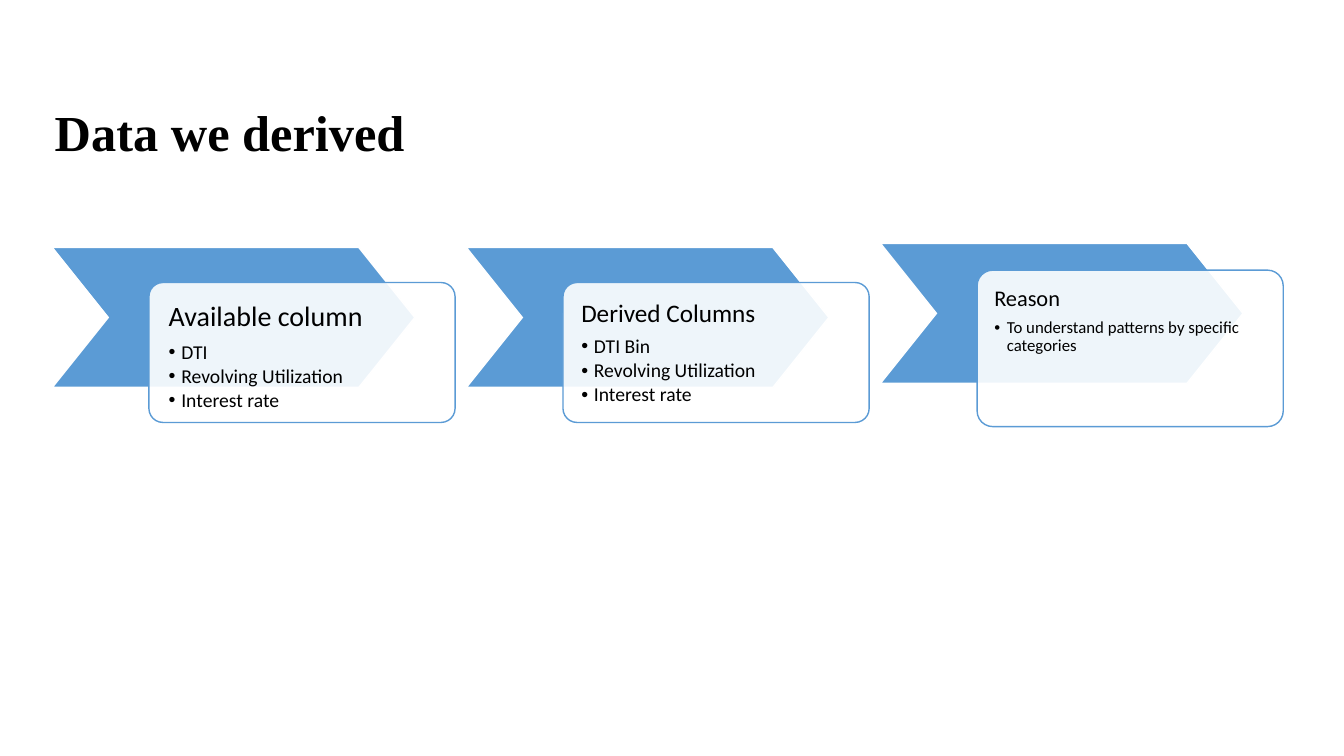
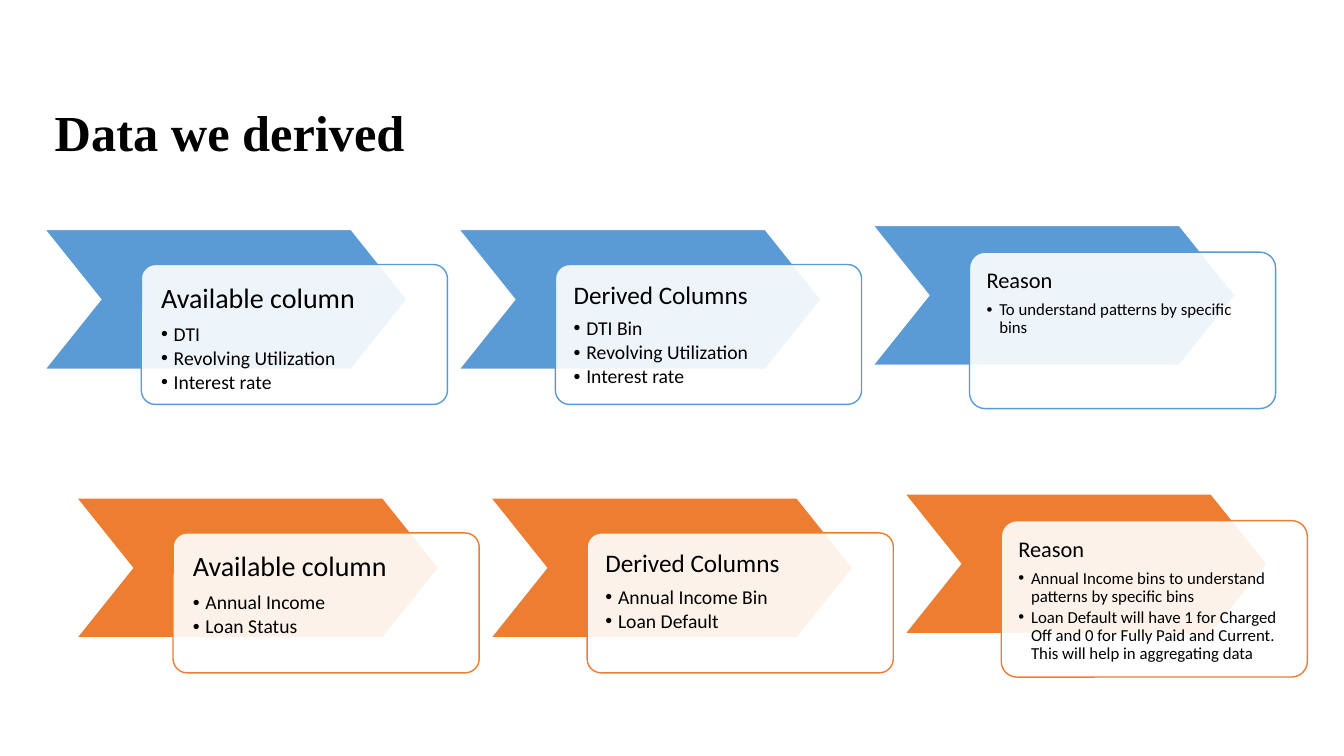
Before and after one commit to Nanditha-G-N/Machine-Learning-Case-Studies, a slide deck: slide 6 of case-study-2/Loan Default case study findings.pptx. Drawn at 1344x756 pixels with LibreOffice and Linux fonts; fonts in the diff are those of the drawing; background and template pictures are left out. Boxes give left, top, right and bottom in pixels: in the first picture for what was removed or moved away, otherwise in the second. Text is boxed around its words. In the diff, an @@ line names an element or a change of style, - is before the commit and + after.

Commit message:
updated presentation

```diff
--- a/case-study-2/Loan Default case study findings.pptx
+++ b/case-study-2/Loan Default case study findings.pptx
@@ chevron: place and size @@
-chevron at (880, 243, 1243, 383)
+chevron at (873, 226, 1236, 366)
@@ 3 texts, 2 chevrons, 2 rounded rectangles: place and size @@
-3 texts, 2 chevrons, 2 rounded rectangles at (52, 248, 1239, 422)
+3 texts, 2 chevrons, 2 rounded rectangles at (44, 230, 1232, 404)
@@ rounded rectangle: place and size @@
-rounded rectangle at (977, 270, 1284, 426)
+rounded rectangle at (970, 252, 1276, 408)
@@ text at (174, 328, 336, 389): bullet • to •• @@
@@ text at (586, 321, 748, 383): bullet • to •• @@
@@ text at (999, 303, 1232, 333): text changed @@
-  • To understand patterns by specific categories
+  •• To understand patterns by specific bins
@@ group added at (77, 494, 1308, 677): 3 chevrons, 3 rounded rectangles, 3 texts @@
+Available column
+  •• Annual Income
+  •• Loan Status
+Derived Columns
+  •• Annual Income Bin
+  •• Loan Default
+Reason
+  •• Annual Income bins to understand patterns by specific bins
+  •• Loan Default will have 1 for Charged Off and 0 for Fully Paid and Current. This will help in aggregating data
```
Also in this commit, not shown: 4 other slides changed, 4 slides added, 2 slides removed.
